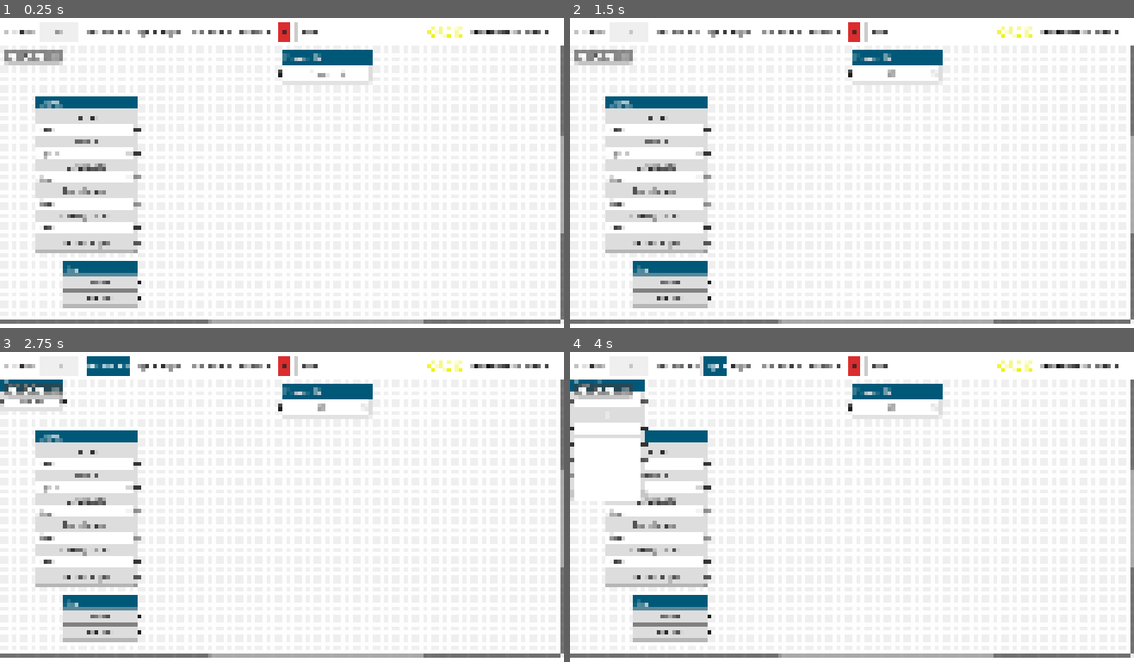
Above: before the commit, frames 1-4 (two rows, left to right).
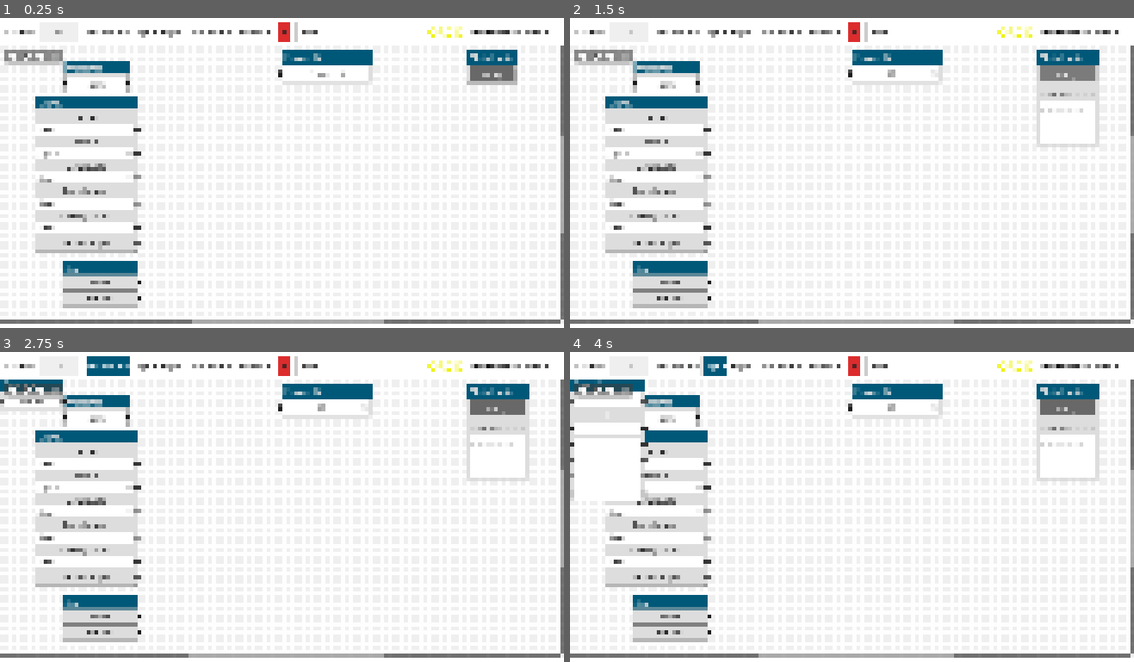
Above: after the commit, the same moments.

Repository: sciple/metadata-app
Game: Godot game, scene res://main.tscn
Two runs of this game, one before a commit and one after it. Both use one fixed random seed, a clock stepped at 60 frames per second and the inputs below.
Inputs (mouse positions are in pixels of both pictures, inside the frame that each line leads up to):
- Up to frame 1 (0.25 s): no input
- Up to frame 2 (1.5 s): click (626, 30) at 0.52 s; type "12" at 0.6 s; click (897, 73) at 0.75 s; type "12" at 0.83 s; click (1060, 73) at 1.25 s, where only the run after the commit has a clickable "entry"
- Up to frame 3 (2.75 s): click "Operator +" at 2 s
- Up to frame 4 (4 s): click (603, 401) at 2.77 s; type "Alex" at 2.85 s; click "Cage +" at 3.5 s

The runs differ from the first frame. In frame 1, 1.9% of the frame differs, in the area x 11-92%, y 10-99%; in frame 2, 2.8%, in the area x 11-94%, y 10-99%; in frame 3, 2.8%; in frame 4, 2.6%.

Commit message:
new node for logging comments

Diff:
--- /dev/null
+++ b/log/log.tscn
@@ -0,0 +1,38 @@
+[gd_scene load_steps=2 format=3 uid="uid://twciulaq6gja"]
+
+[ext_resource type="PackedScene" uid="uid://bnr0tg0ideh1y" path="res://node_element/node_element.tscn" id="1_501pn"]
+
+[node name="log" instance=ExtResource("1_501pn")]
+custom_minimum_size = Vector2(90, 0)
+offset_right = 251.0
+offset_bottom = 141.0
+size_flags_horizontal = 0
+resizable = true
+title = "Global Notes"
+slot/0/left_enabled = false
+slot/0/left_type = 0
+slot/0/left_color = Color(1, 1, 1, 1)
+slot/0/left_icon = null
+slot/0/right_enabled = false
+slot/0/right_type = 0
+slot/0/right_color = Color(1, 1, 1, 1)
+slot/0/right_icon = null
+slot/0/draw_stylebox = true
+slot/1/left_enabled = false
+slot/1/left_type = 0
+slot/1/left_color = Color(1, 1, 1, 1)
+slot/1/left_icon = null
+slot/1/right_enabled = false
+slot/1/right_type = 0
+slot/1/right_color = Color(1, 1, 1, 1)
+slot/1/right_icon = null
+slot/1/draw_stylebox = true
+
+[node name="log_button" type="Button" parent="." index="1"]
+layout_mode = 2
+text = "entry"
+
+[node name="VBoxContainer" type="VBoxContainer" parent="." index="2"]
+layout_mode = 2
+
+[connection signal="pressed" from="log_button" to="." method="_on_log_button_pressed"]
--- /dev/null
+++ b/log/log_entry.gd
@@ -0,0 +1,5 @@
+extends Control
+
+func _ready():
+	var timestamp = Time.get_datetime_string_from_system()
+	$entry_date.text = timestamp
--- /dev/null
+++ b/log/log_entry.tscn
@@ -0,0 +1,26 @@
+[gd_scene load_steps=3 format=3 uid="uid://ctvy1casmpes6"]
+
+[ext_resource type="Script" path="res://log/log_entry.gd" id="1_ahi7s"]
+[ext_resource type="PackedScene" uid="uid://2ef7xpk2mjkj" path="res://node_element/comments.tscn" id="1_nqnjq"]
+
+[node name="VBoxContainer" type="VBoxContainer"]
+offset_right = 114.0
+offset_bottom = 117.0
+size_flags_horizontal = 3
+size_flags_vertical = 3
+script = ExtResource("1_ahi7s")
+
+[node name="HSeparator" type="HSeparator" parent="."]
+custom_minimum_size = Vector2(0, 12)
+layout_mode = 2
+
+[node name="entry_date" type="Label" parent="."]
+layout_mode = 2
+theme_override_colors/font_color = Color(0, 0, 0, 1)
+theme_override_font_sizes/font_size = 12
+text = "this is the date"
+
+[node name="comments" parent="." instance=ExtResource("1_nqnjq")]
+layout_mode = 2
+size_flags_horizontal = 1
+size_flags_vertical = 1
--- a/main.tscn
+++ b/main.tscn
@@ -1,10 +1,12 @@
-[gd_scene load_steps=11 format=3 uid="uid://dycx4ynqcglq2"]
+[gd_scene load_steps=13 format=3 uid="uid://dycx4ynqcglq2"]
 
 [ext_resource type="Script" path="res://main.gd" id="1_i5265"]
 [ext_resource type="PackedScene" uid="uid://dhysbk4yk0uax" path="res://UI/button.tscn" id="2_iovf6"]
 [ext_resource type="PackedScene" uid="uid://dd51kugvn0abf" path="res://static/mnms.tscn" id="3_wcure"]
 [ext_resource type="PackedScene" uid="uid://dekk1mjqa7kgg" path="res://static/sex_plus.tscn" id="5_ijwid"]
 [ext_resource type="PackedScene" uid="uid://dryeoirtyhc1j" path="res://project/project.tscn" id="6_b43n7"]
+[ext_resource type="PackedScene" uid="uid://twciulaq6gja" path="res://log/log.tscn" id="6_oagim"]
+[ext_resource type="PackedScene" uid="uid://bk0takadqfg68" path="res://operator/operator.tscn" id="7_gjysb"]
 
 [sub_resource type="StyleBoxFlat" id="StyleBoxFlat_31b27"]
 bg_color = Color(0.937255, 0.937255, 0.937255, 1)
@@ -146,6 +148,24 @@
 mouse_filter = 1
 position_offset = Vector2(70, 108)
 
+[node name="log" parent="GraphEdit" instance=ExtResource("6_oagim")]
+layout_mode = 0
+offset_left = 952.0
+offset_top = 15.0
+offset_right = 1042.0
+offset_bottom = 78.0
+mouse_filter = 1
+position_offset = Vector2(952, 15)
+
+[node name="operator" parent="GraphEdit" instance=ExtResource("7_gjysb")]
+layout_mode = 0
+offset_left = 132.0
+offset_top = 36.0
+offset_right = 261.0
+offset_bottom = 91.0
+mouse_filter = 1
+position_offset = Vector2(132, 36)
+
 [node name="orcid_container" type="HBoxContainer" parent="."]
 layout_mode = 1
 anchors_preset = 1
--- a/node_element/comments.tscn
+++ b/node_element/comments.tscn
@@ -1,10 +1,16 @@
 [gd_scene format=3 uid="uid://2ef7xpk2mjkj"]
 
 [node name="comments" type="TextEdit"]
-custom_minimum_size = Vector2(0, 90)
-offset_right = 249.0
-offset_bottom = 129.0
+custom_minimum_size = Vector2(90, 90)
+anchors_preset = 15
+anchor_right = 1.0
+anchor_bottom = 1.0
+grow_horizontal = 2
+grow_vertical = 2
+size_flags_horizontal = 3
+size_flags_vertical = 3
 theme_override_colors/background_color = Color(1, 1, 1, 1)
 theme_override_colors/font_color = Color(0.133333, 0.133333, 0.133333, 1)
 theme_override_colors/font_placeholder_color = Color(0.8, 0.8, 0.8, 1)
 placeholder_text = "Comments"
+wrap_mode = 1
--- a/node_element/node_element.gd
+++ b/node_element/node_element.gd
@@ -36,3 +36,10 @@
 	self.register_creation_date()
 	self.register_position()
 	self.register_node_type()
+
+
+# used for LOG entry addition
+func _on_log_button_pressed():
+	var node = load("res://log/log_entry.tscn")
+	var log_entry = node.instantiate()
+	$VBoxContainer.add_child(log_entry)
--- a/static/sex_plus.tscn
+++ b/static/sex_plus.tscn
@@ -5,7 +5,6 @@
 [node name="sex_plus" instance=ExtResource("1_nw725")]
 offset_right = 156.0
 offset_bottom = 89.0
-draggable = false
 title = "Sex"
 slot/0/left_enabled = false
 slot/0/left_type = 0
